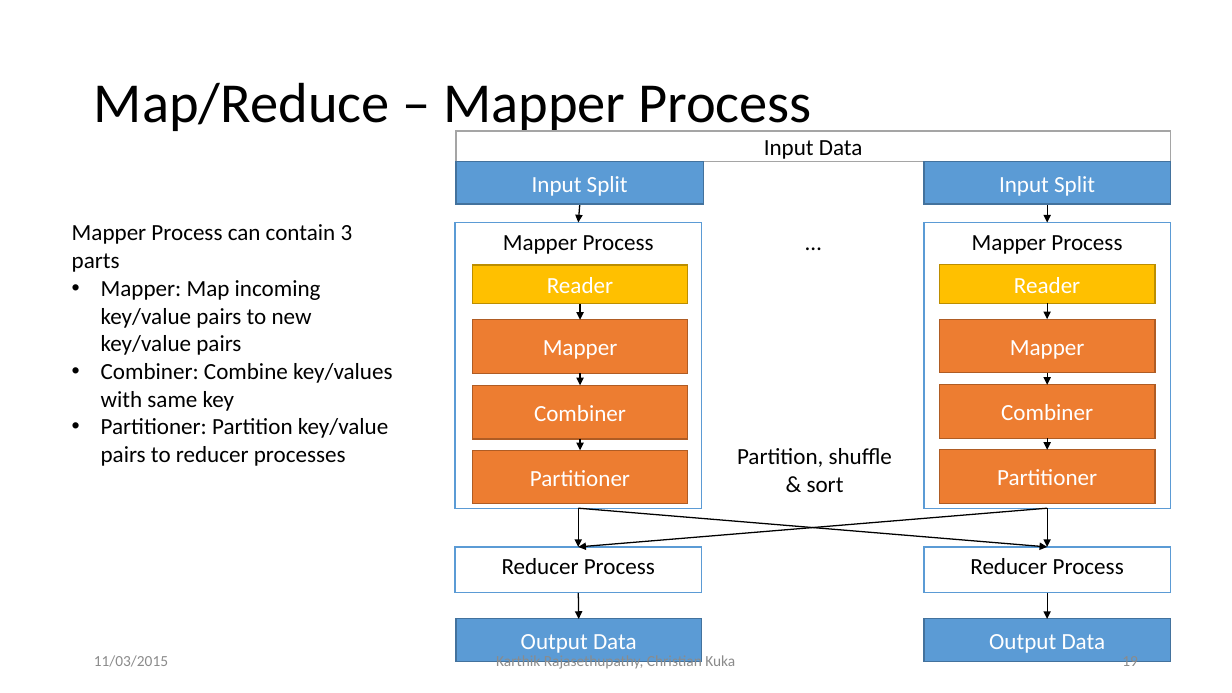
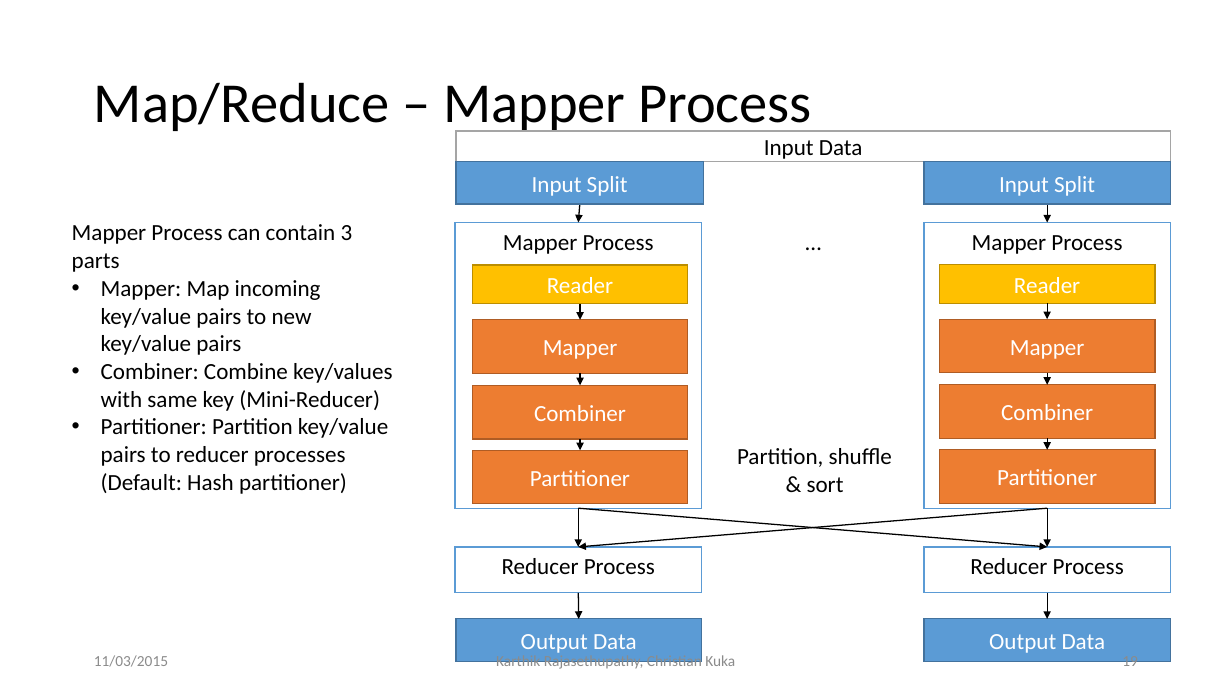
Before and after one commit to ckuka/SHDS, a slide deck: slide 19 of slides/ShanghaiDataScience_Master.pptx. Drawn at 1232x693 pixels with LibreOffice and Linux fonts; fonts in the diff are those of the drawing. Boxes give left, top, right and bottom in pixels: in the first picture for what was removed or moved away, otherwise in the second. Text is boxed around its words. In the diff, an @@ line names an element or a change of style, - is before the commit and + after.

```diff
--- a/slides/ShanghaiDataScience_Master.pptx
+++ b/slides/ShanghaiDataScience_Master.pptx
@@ text at (x1=101, y1=363, x2=393, y2=494): text changed @@
-• Combiner: Combine key/values with same key
-• Partitioner: Partition key/value pairs to reducer processes
+• Combiner: Combine key/values with same key (Mini-Reducer)
+• Partitioner: Partition key/value pairs to reducer processes (Default: Hash partitioner)
```
Also in this commit, not shown: 13 other slides changed, 6 slides added, 5 other files.
